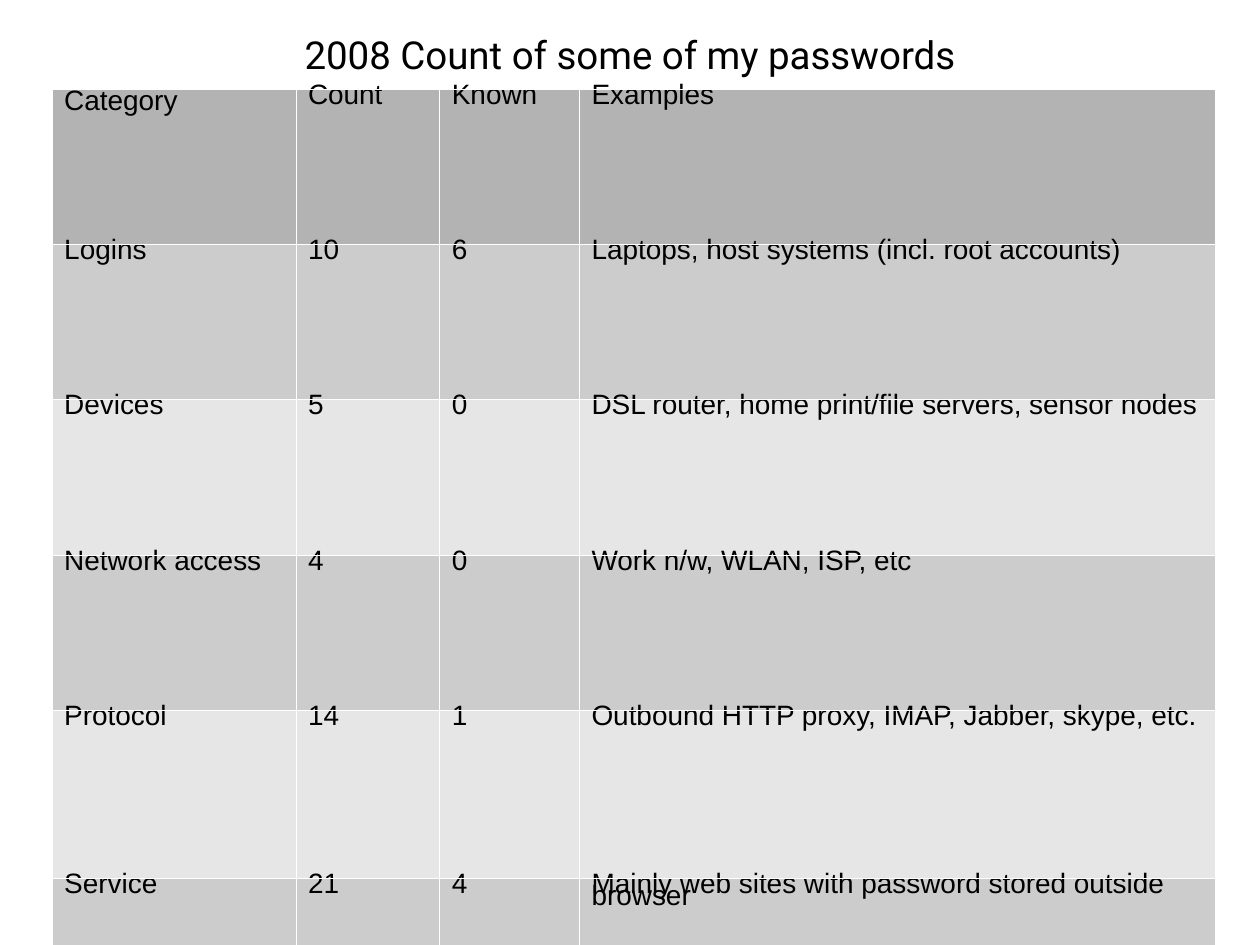
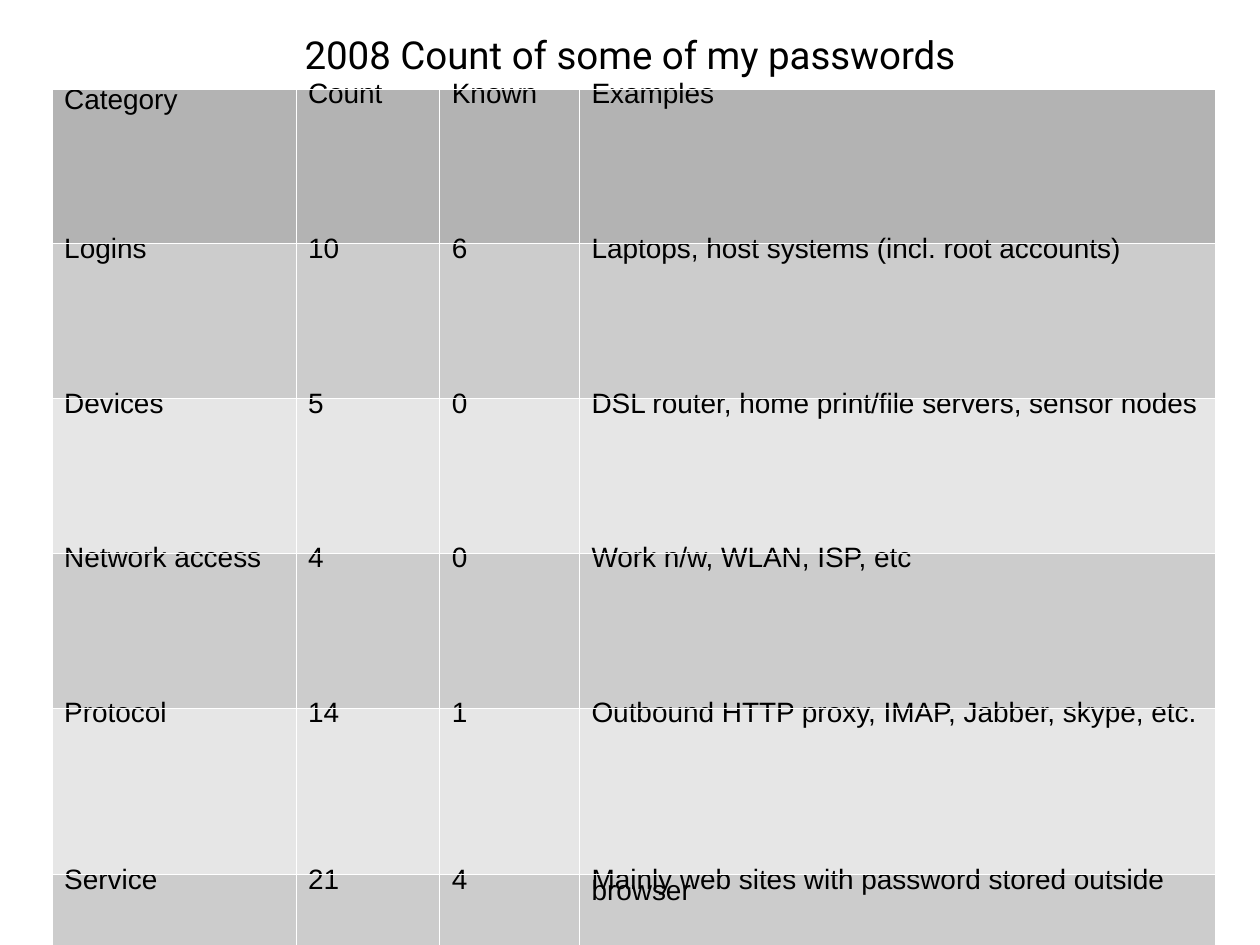
Before and after one commit to sftcd/cs7053, a slide deck: slide 55 of 2016lectures/02-concepts.ppt. Drawn at 1260x945 pixels with LibreOffice and Linux fonts; fonts in the diff are those of the drawing. Boxes give left, top, right and bottom in pixels: in the first picture for what was removed or moved away, otherwise in the second. Text is boxed around its words. In the diff, an @@ line names an element or a change of style, - is before the commit and + after.

```diff
--- a/2016lectures/02-concepts.ppt
+++ b/2016lectures/02-concepts.ppt
@@ table at (52, 88, 1215, 945) @@
@@ line spacing 0.62 to 0.58 @@
@@ line spacing 0.37 to 0.35 @@
```
Also in this commit, not shown: 46 other slides changed, 1 other file.
